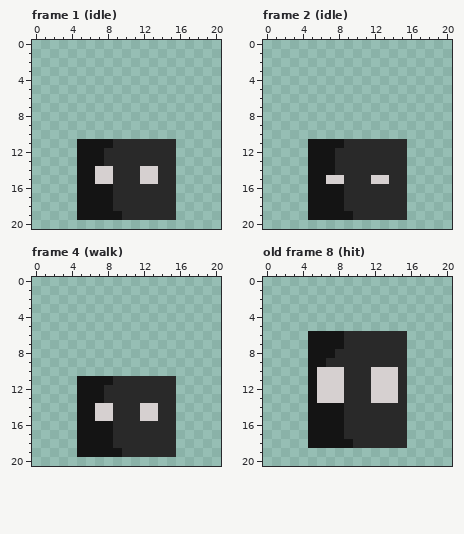
Pixel-art file, stored at sinkdungeon_resource/OtherTexure/monsterase/monster000anim000.aseprite. Above, as it was before the edit.
21x21 pixels, 13 frames. Shown: frame 1 (idle), frame 2 (idle), frame 4 (walk), old frame 8 (hit). The commit also changed other frames, which this record leaves out.
Now the later version:
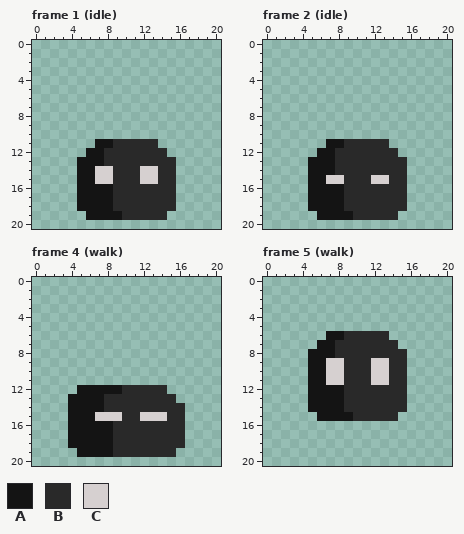
Palette (. is transparent): A #141414  B #292929  C #d6d0d0
A new or re-ordered frame is compared with the old frame closest to it.
Changes in this commit:
frames re-ordered
--- frame 1 (idle)
@@ x 0..20 @@
 10 .....................
-11 .....AAAABBBBBBB.....
-12 .....AAABBBBBBBB.....
+11 .......AABBBBB.......
+12 ......AABBBBBBB......
 13 .....AAABBBBBBBB.....
@@ x 0..20 @@
 18 .....AAAABBBBBBB.....
-19 .....AAAAABBBBBB.....
+19 ......AAAABBBBB......
 20 .....................
--- frame 2 (idle): the same change as frame 1 (idle)
--- frame 4 (walk)
@@ x 0..20 @@
 10 .....................
-11 .....AAAABBBBBBB.....
-12 .....AAABBBBBBBB.....
-13 .....AAABBBBBBBB.....
-14 .....AACCBBBCCBB.....
-15 .....AACCBBBCCBB.....
-16 .....AAAABBBBBBB.....
-17 .....AAAABBBBBBB.....
-18 .....AAAABBBBBBB.....
-19 .....AAAAABBBBBB.....
+11 .....................
+12 .....AAAAABBBBB......
+13 ....AAAABBBBBBBB.....
+14 ....AAAABBBBBBBBB....
+15 ....AAACCCBBCCCBB....
+16 ....AAAAABBBBBBBB....
+17 ....AAAAABBBBBBBB....
+18 ....AAAAABBBBBBBB....
+19 .....AAAABBBBBBB.....
 20 .....................
--- frame 5 (walk) against old frame 8 (hit)
@@ x 0..20 @@
  5 .....................
- 6 .....AAAABBBBBBB.....
- 7 .....AAAABBBBBBB.....
+ 6 .......AABBBBB.......
+ 7 ......AABBBBBBB......
  8 .....AAABBBBBBBB.....
- 9 .....AABBBBBBBBB.....
-10 .....ACCCBBBCCCB.....
-11 .....ACCCBBBCCCB.....
-12 .....ACCCBBBCCCB.....
-13 .....ACCCBBBCCCB.....
+ 9 .....AACCBBBCCBB.....
+10 .....AACCBBBCCBB.....
+11 .....AACCBBBCCBB.....
+12 .....AAAABBBBBBB.....
+13 .....AAAABBBBBBB.....
 14 .....AAAABBBBBBB.....
-15 .....AAAABBBBBBB.....
-16 .....AAAABBBBBBB.....
-17 .....AAAABBBBBBB.....
-18 .....AAAAABBBBBB.....
+15 ......AAAABBBBB......
+16 .....................
+17 .....................
+18 .....................
 19 .....................
